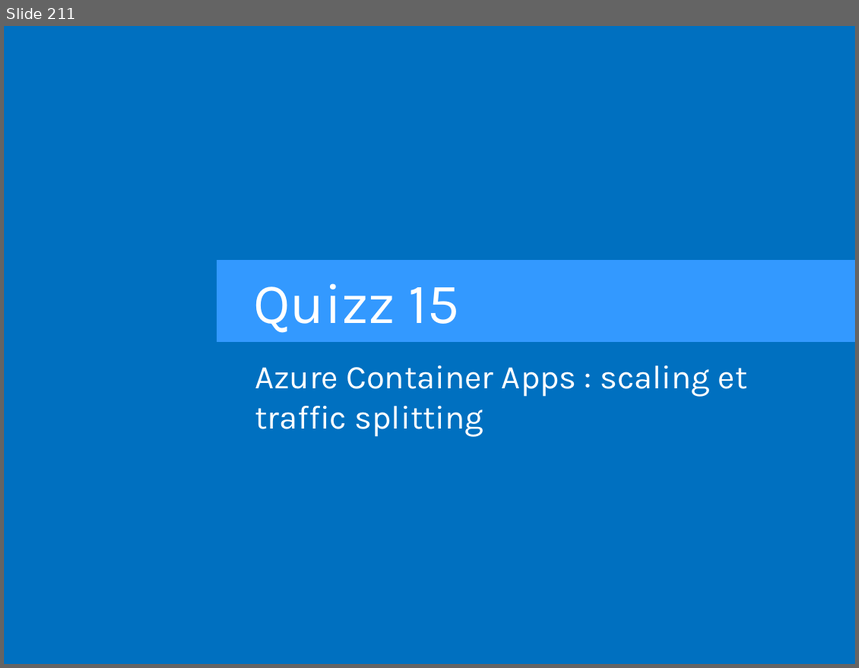
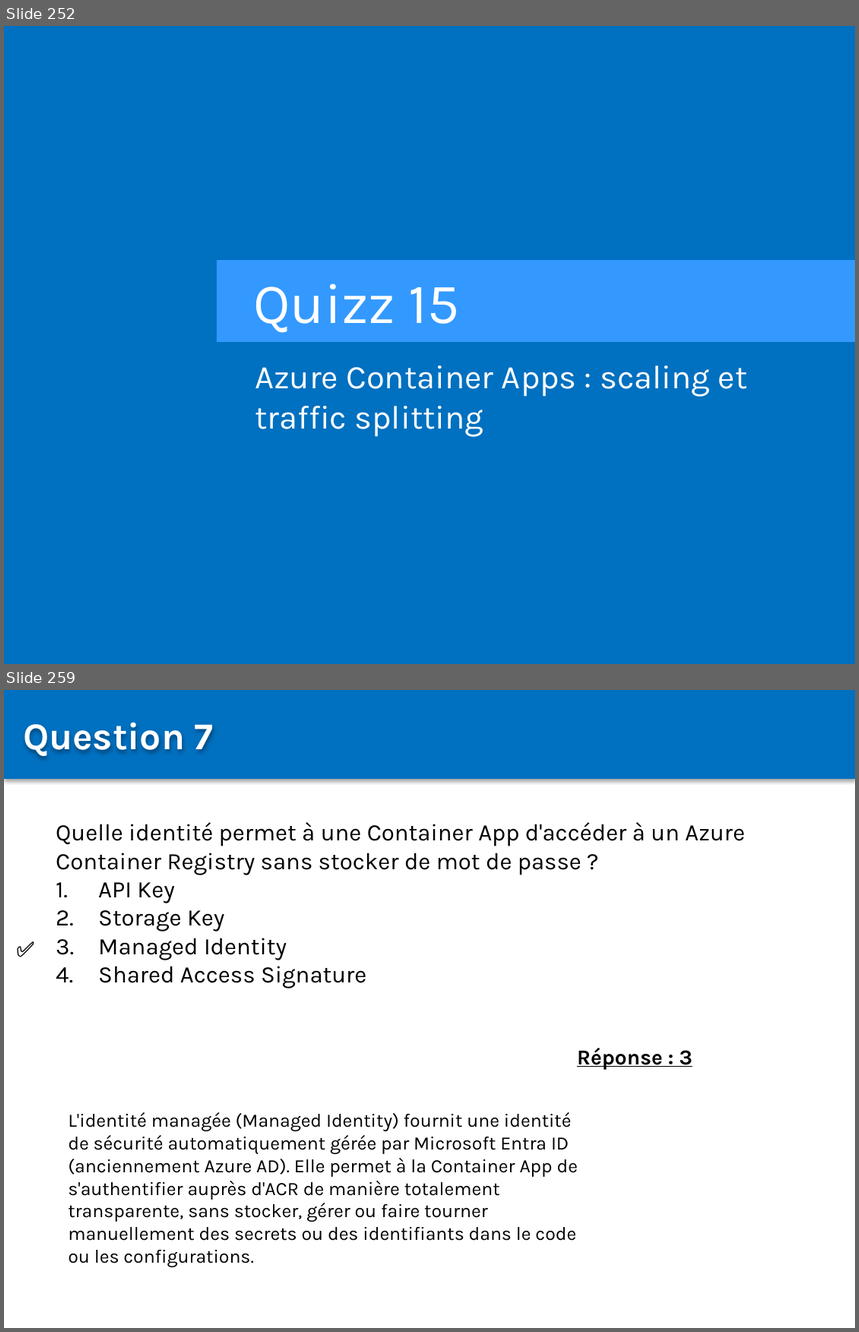
Before and after one commit to Sybaris-Classroom/az-204, a slide deck: Quiz/Quiz.pptx. Shown one above the other, each under a label of ours: slide 211 before the commit, slides 252 and 259 after it; the slides between them are not shown. The pictures are 859x668 and 859x1332 pixels, drawn with LibreOffice and Linux fonts; fonts in the diff are those of the drawing. Boxes give left, top, right and bottom in pixels: in the first picture for what was removed or moved away, otherwise in the second. Text is boxed around its words. In the diff, an @@ line names an element or a change of style, - is before the commit and + after.

```diff
--- a/Quiz/Quiz.pptx
+++ b/Quiz/Quiz.pptx
@@ slide 259 added at [4, 690, 855, 1328], background #FFFFFF @@
@@ rectangle added at [4, 690, 855, 778], fill #0070C0 @@
@@ text added at [23, 722, 214, 758], 32 pt, text #FFFFFF, bold @@
+Question 7
@@ text added at [56, 822, 745, 989], 20 pt, text #000000 @@
+Quelle identité permet à une Container App d'accéder à un Azure Container Registry sans stocker de mot de passe ?
+1. API Key
+2. Storage Key
+3. Managed Identity
+4. Shared Access Signature
@@ text added at [9, 932, 60, 966], 18 pt, text #000000, bold @@
+✅
@@ text added at [577, 1048, 693, 1070], 18 pt, text #000000, bold, underline @@
+Réponse : 3
@@ text added at [68, 1113, 578, 1241], 16 pt, text #000000 @@
+L'identité managée (Managed Identity) fournit une identité de sécurité automatiquement gérée par Microsoft Entra ID (anciennement Azure AD). Elle permet à la Container App de s'authentifier auprès d'ACR de manière totalement transparente, sans stocker, gérer ou faire tourner manuellement des secrets ou des identifiants dans le code ou les configurations.
@@ what was slide 211 is now slide 252 @@
```
Also in this commit, not shown: 1 slide changed, 81 other slides added.
